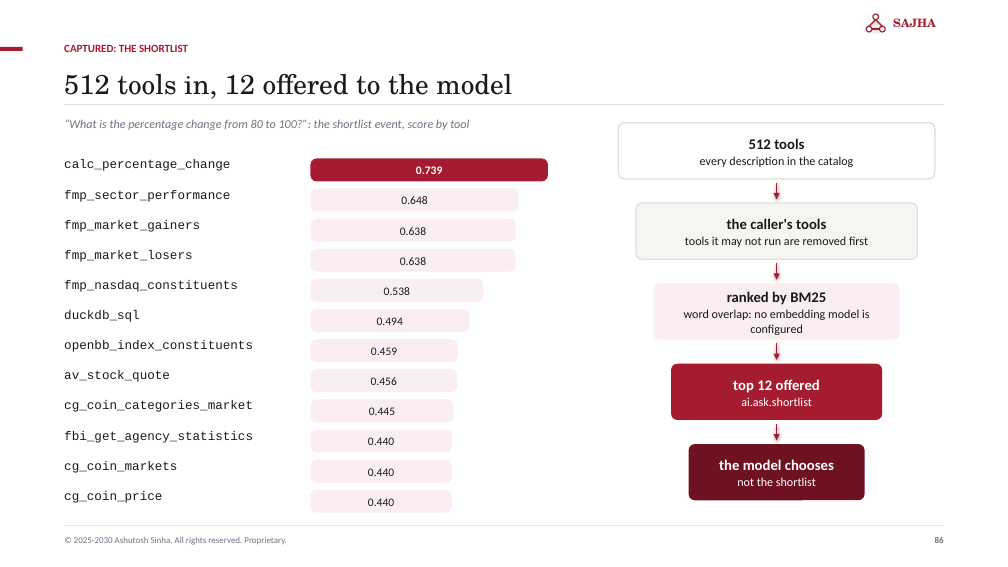
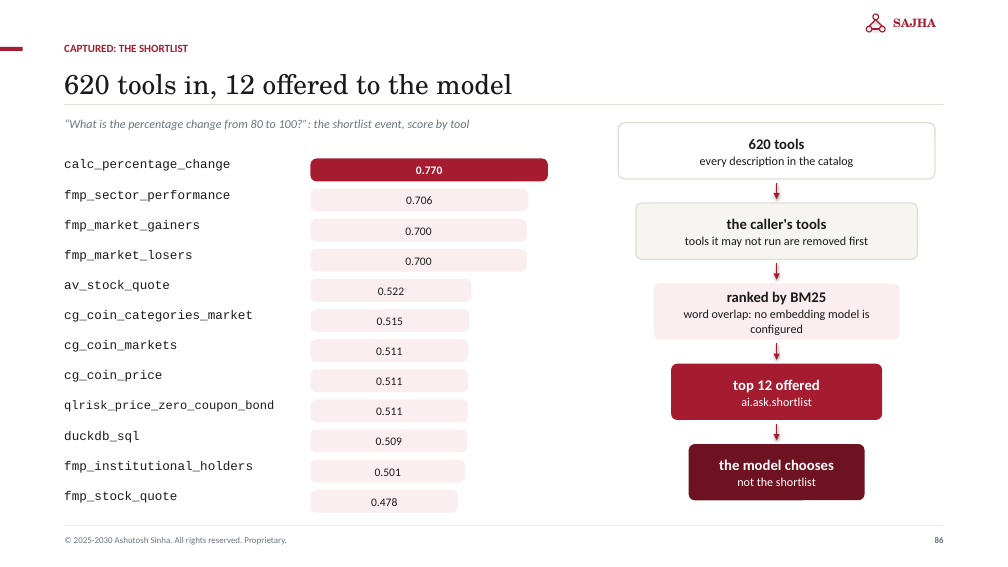
Before and after one commit to ajsinha/sajhamcpserver, a slide deck: slide 86 of docs/publications/SAJHA-MCP-Server.pptx. Drawn at 1008x567 pixels with LibreOffice and Linux fonts; fonts in the diff are those of the drawing. Boxes give left, top, right and bottom in pixels: in the first picture for what was removed or moved away, otherwise in the second. Text is boxed around its words. In the diff, an @@ line names an element or a change of style, - is before the commit and + after.

```diff
--- a/docs/publications/SAJHA-MCP-Server.pptx
+++ b/docs/publications/SAJHA-MCP-Server.pptx
@@ text at [64, 74, 512, 99]: text changed @@
-512 tools in, 12 offered to the model
+620 tools in, 12 offered to the model
@@ text in rounded rectangle at [749, 138, 804, 149]: text changed @@
-512 tools
+620 tools
@@ text in rounded rectangle at [416, 166, 443, 174]: text changed @@
-0.739
+0.770
@@ rounded rectangle "0.706": place and size @@
-rounded rectangle "0.706" at [311, 188, 520, 211]
+rounded rectangle "0.706" at [311, 188, 529, 211]
@@ text in rounded rectangle at [406, 196, 432, 204]: text changed @@
-0.648
+0.706
@@ rounded rectangle "0.700": place and size @@
-rounded rectangle "0.700" at [311, 219, 516, 241]
+rounded rectangle "0.700" at [311, 219, 527, 241]
@@ text in rounded rectangle at [405, 227, 431, 235]: text changed @@
-0.638
+0.700
@@ rounded rectangle "0.700": place and size @@
-rounded rectangle "0.700" at [311, 249, 516, 271]
+rounded rectangle "0.700" at [311, 249, 527, 271]
@@ text in rounded rectangle at [405, 257, 431, 265]: text changed @@
-0.638
+0.700
@@ text at [64, 280, 170, 292]: text changed @@
-fmp_nasdaq_constituents
+av_stock_quote
@@ rounded rectangle "0.522": place and size @@
-rounded rectangle "0.522" at [311, 279, 484, 302]
+rounded rectangle "0.522" at [311, 279, 472, 302]
@@ text in rounded rectangle at [378, 287, 404, 295]: text changed @@
-0.538
+0.522
@@ text at [64, 310, 253, 322]: text changed @@
-duckdb_sql
+cg_coin_categories_market
@@ text in rounded rectangle at [377, 317, 403, 325]: text changed @@
-0.494
+0.515
@@ text at [64, 340, 177, 352]: text changed @@
-openbb_index_constituents
+cg_coin_markets
@@ rounded rectangle "0.511": place and size @@
-rounded rectangle "0.511" at [311, 340, 458, 362]
+rounded rectangle "0.511" at [311, 340, 469, 362]
@@ text in rounded rectangle at [376, 347, 402, 355]: text changed @@
-0.459
+0.511
@@ text at [64, 370, 162, 382]: text changed @@
-av_stock_quote
+cg_coin_price
@@ rounded rectangle "0.511": place and size @@
-rounded rectangle "0.511" at [311, 370, 457, 392]
+rounded rectangle "0.511" at [311, 370, 469, 392]
@@ text in rounded rectangle at [376, 377, 402, 385]: text changed @@
-0.456
+0.511
@@ text at [64, 400, 274, 412]: text changed; size 12 to 11.5 pt @@
-cg_coin_categories_market
+qlrisk_price_zero_coupon_bond
@@ rounded rectangle "0.511": place and size @@
-rounded rectangle "0.511" at [311, 399, 454, 422]
+rounded rectangle "0.511" at [311, 399, 469, 422]
@@ text in rounded rectangle at [376, 407, 402, 415]: text changed @@
-0.445
+0.511
@@ text at [64, 431, 140, 443]: text changed @@
-fbi_get_agency_statistics
+duckdb_sql
@@ rounded rectangle "0.509": place and size @@
-rounded rectangle "0.509" at [311, 430, 452, 452]
+rounded rectangle "0.509" at [311, 430, 468, 452]
@@ text in rounded rectangle at [376, 437, 402, 445]: text changed @@
-0.440
+0.509
@@ text at [64, 461, 253, 473]: text changed @@
-cg_coin_markets
+fmp_institutional_holders
@@ rounded rectangle "0.501": place and size @@
-rounded rectangle "0.501" at [311, 460, 452, 482]
+rounded rectangle "0.501" at [311, 460, 465, 482]
@@ text in rounded rectangle at [375, 468, 401, 476]: text changed @@
-0.440
+0.501
@@ text at [64, 491, 177, 503]: text changed @@
-cg_coin_price
+fmp_stock_quote
@@ rounded rectangle "0.478": place and size @@
-rounded rectangle "0.478" at [311, 490, 452, 513]
+rounded rectangle "0.478" at [311, 490, 458, 513]
@@ text in rounded rectangle at [371, 498, 397, 506]: text changed @@
-0.440
+0.478
```
Also in this commit, not shown: 13 other slides changed, 18 other files.
